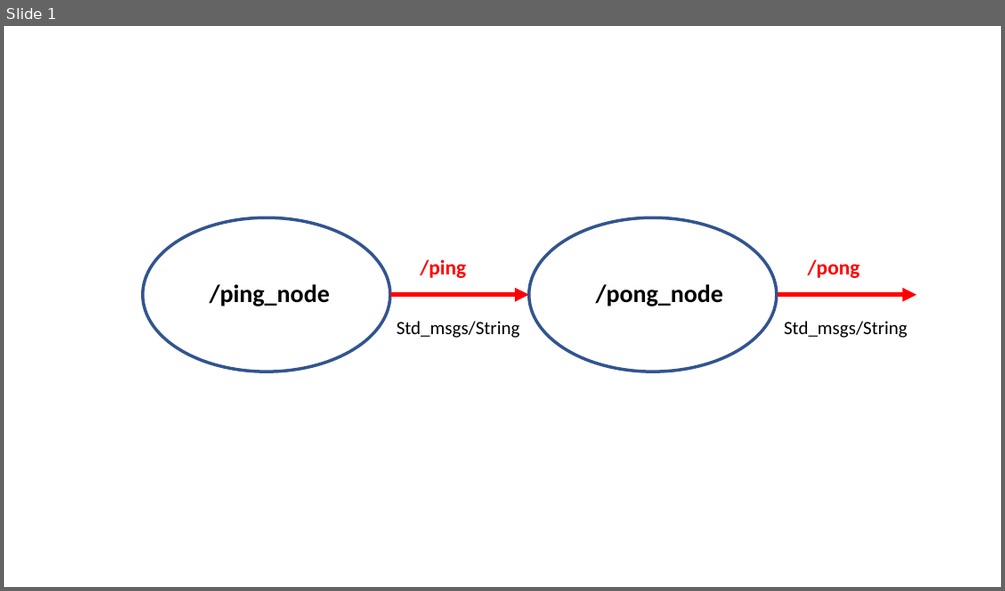
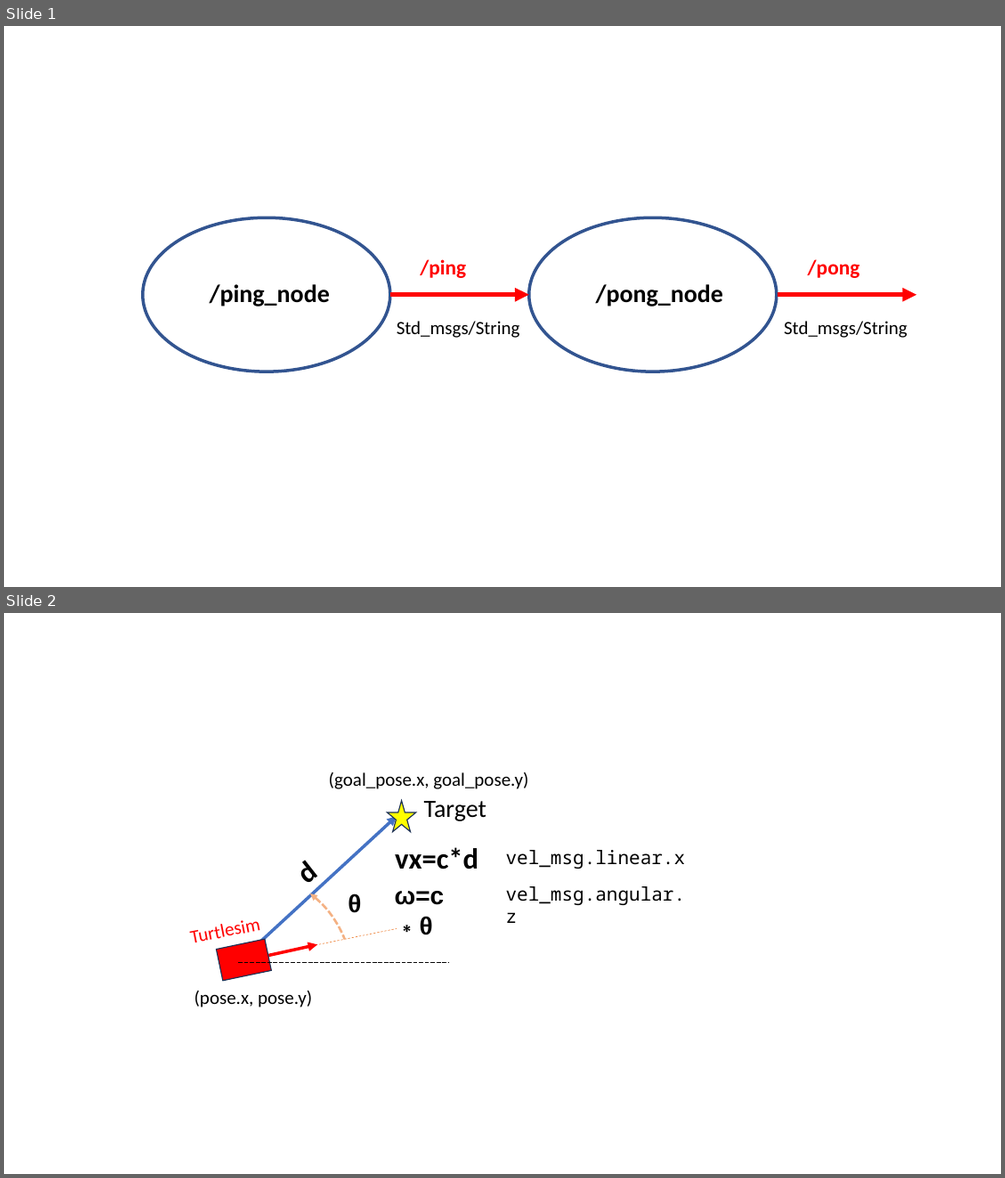
Before and after one commit to manelpuig/rUBot_tutorial_ws, a slide deck: Documentation/Images/Figures_nodes.pptx. Shown one above the other, each under a label of ours: slide 1 before the commit, slides 1 and 2 after it. The pictures are 1005x591 and 1005x1178 pixels, drawn with LibreOffice and Linux fonts; fonts in the diff are those of the drawing. Boxes give left, top, right and bottom in pixels: in the first picture for what was removed or moved away, otherwise in the second. Text is boxed around its words. In the diff, an @@ line names an element or a change of style, - is before the commit and + after.

Commit message:
updated turtlesim

```diff
--- a/Documentation/Images/Figures_nodes.pptx
+++ b/Documentation/Images/Figures_nodes.pptx
@@ slide 2 added at [4, 613, 1001, 1174], background #FFFFFF @@
@@ text added at [329, 772, 528, 789], 18 pt, text #000000 @@
+(goal_pose.x, goal_pose.y)
@@ arrow added from (238, 962) to (396, 817), #4472C4 3 pt @@
@@ star added at [387, 801, 415, 832], fill #FFFF00, outline #1E3256 1 pt @@
@@ text added at [424, 801, 486, 821], 24 pt, text #000000 @@
+Target
@@ text added at [395, 847, 478, 869], 28 pt, text #000000, bold @@
+vx=c*d
@@ text added at [506, 850, 686, 868], 18 pt, text #000000 @@
+vel_msg.linear.x
@@ arc (boxed as its full ellipse) added at [126, 869, 353, 1086], outline #F4B183 2.25 pt dashed @@
@@ text added at [307, 862, 319, 892], 28 pt, text #000000, bold @@
+d
@@ text added at [348, 894, 361, 912], 24 pt, text #000000, bold @@
+θ
@@ text added at [395, 891, 445, 934], 24 pt, text #000000, bold @@
+ω=c∗θ
@@ text added at [506, 886, 686, 923], 18 pt, text #000000 @@
+vel_msg.angular.z
@@ text added at [180, 907, 272, 952], 18 pt, text #FF0000 @@
+Turtlesim
@@ line added from (268, 955) to (396, 929), #ED7D31 0.5 pt dashed @@
@@ rectangle added at [217, 939, 272, 981], fill #FF0000, outline #1E3256 1 pt @@
@@ arrow added from (238, 962) to (317, 944), #FF0000 3 pt @@
@@ line added from (238, 962) to (449, 962), #000000 0.5 pt dashed @@
@@ text added at [194, 990, 312, 1007], 18 pt, text #000000 @@
+(pose.x, pose.y)
```
Also in this commit, not shown: 47 other files.
